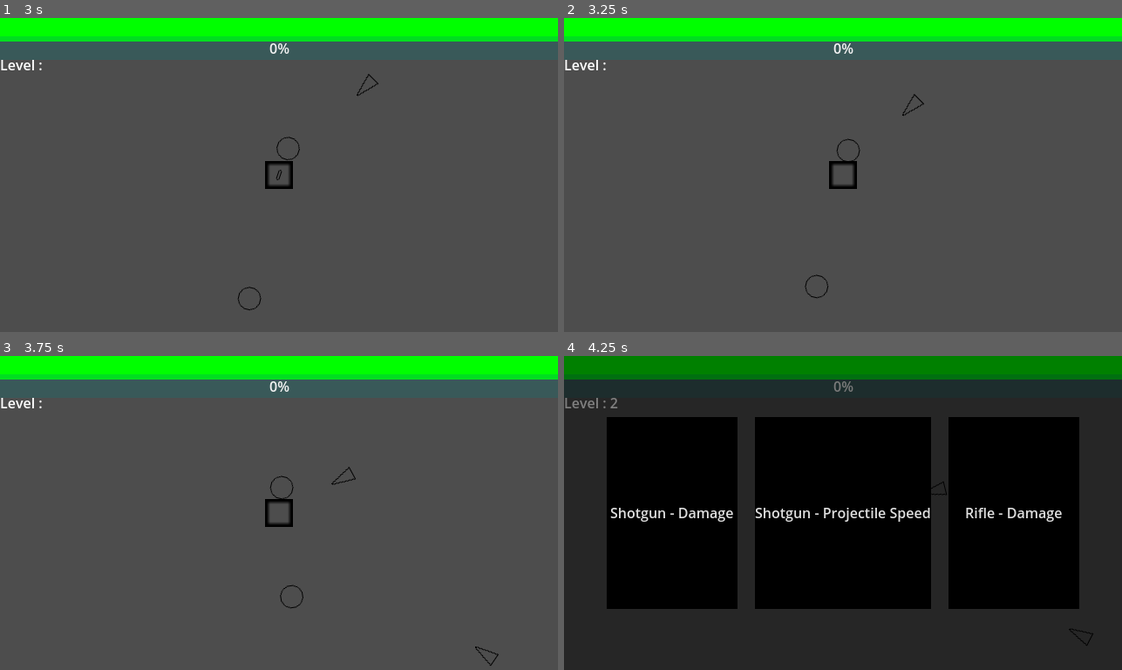
Above: before the commit, frames 1-4 (two rows, left to right).
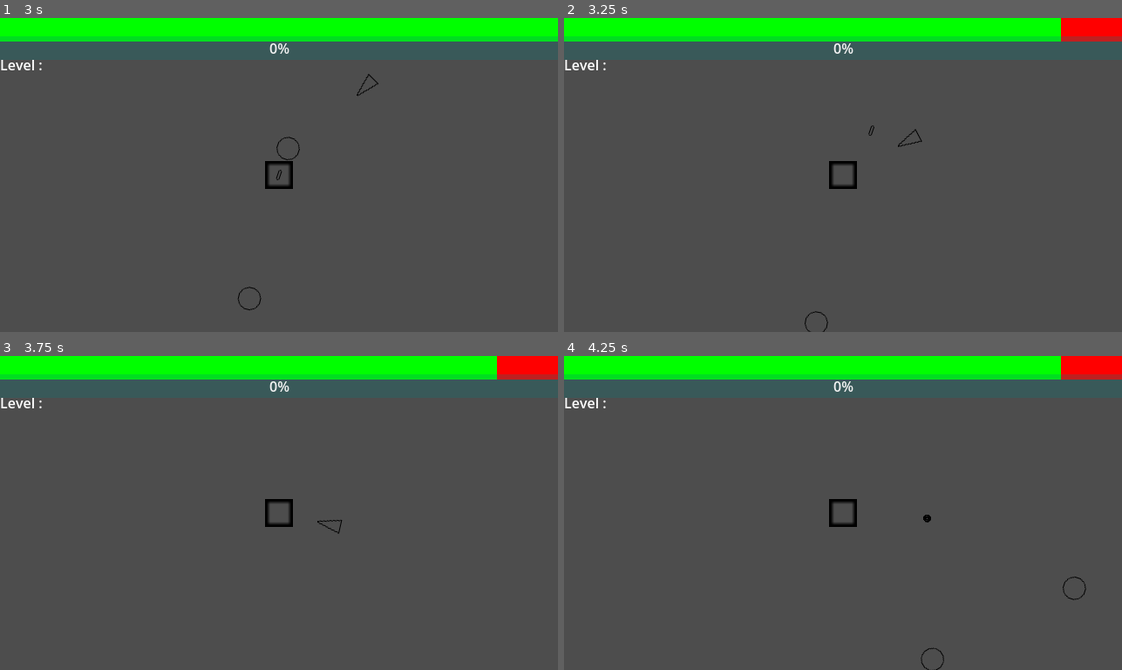
Above: after the commit, the same moments.

Repository: ROKAMETISM/Composition-Based-Practice-1
Game: Godot game, scene res://Scenes/main_game.tscn
Two runs of this game, one before a commit and one after it. Both use one fixed random seed, a clock stepped at 60 frames per second and the inputs below.
Inputs:
- Up to frame 1 (3 s): tap Enter at 0.5 s; hold D (move_right) 0.53-1.28 s; tap Space at 1.25 s; hold S (move_down) 1.28-2.03 s; hold D (move_right) 2.03-2.78 s; hold W (move_up) from 2.78 s (still down)
- Up to frame 2 (3.25 s): keep holding W (move_up)
- Up to frame 3 (3.75 s): release W (move_up) at 3.53 s; hold A (move_left) from 3.53 s (still down)
- Up to frame 4 (4.25 s): keep holding A (move_left)

Frame 1 is identical in both runs. In frame 2, 1.0% of the frame differs, in the area x 43-100%, y 0-100%; in frame 3, 1.0%; in frame 4, 100%, in the area x 0-100%, y 0-100%.

Commit message:
Implement Enemy hitting player with damage

Diff:
--- a/Scenes/enemy.tscn
+++ b/Scenes/enemy.tscn
@@ -28,3 +28,5 @@
 
 [node name="CollisionShape2D" type="CollisionShape2D" parent="Hitbox"]
 shape = SubResource("CircleShape2D_hghv2")
+
+[connection signal="body_entered" from="Hitbox" to="Hitbox" method="_on_body_entered"]
--- a/Scripts/hitbox.gd
+++ b/Scripts/hitbox.gd
@@ -1 +1,14 @@
 extends Area2D
+
+
+
+func _on_body_entered(body: Node2D) -> void:
+	#detected a Player hit by this Enemy's Hitbox
+	if body == null:
+		return
+	if body != get_parent().player:
+		return
+	var hpcomponent = body.get_node_or_null("HPComponent")
+	if hpcomponent:
+		hpcomponent.take_damage(get_parent().enemy_damage)
+		get_parent().queue_free()
